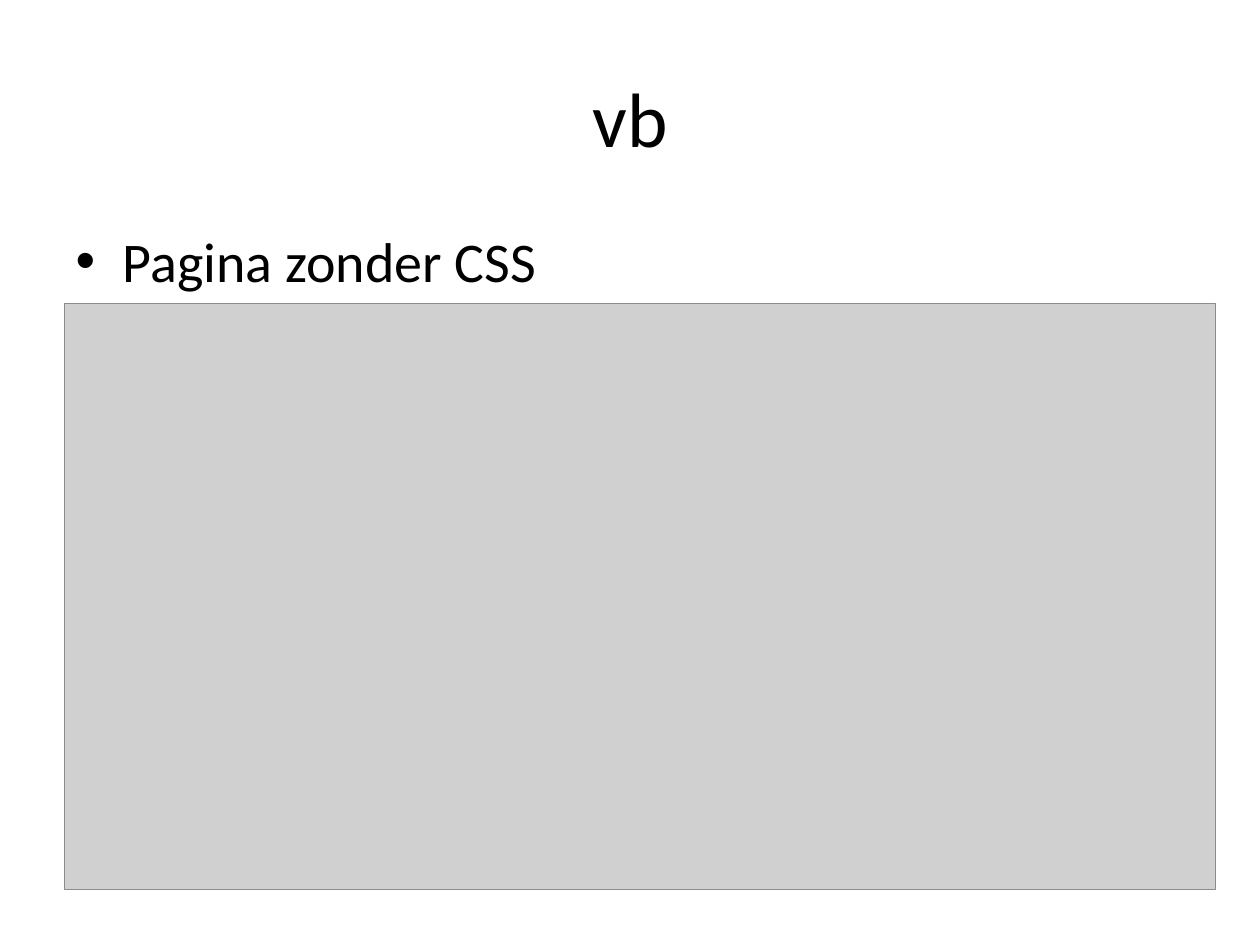
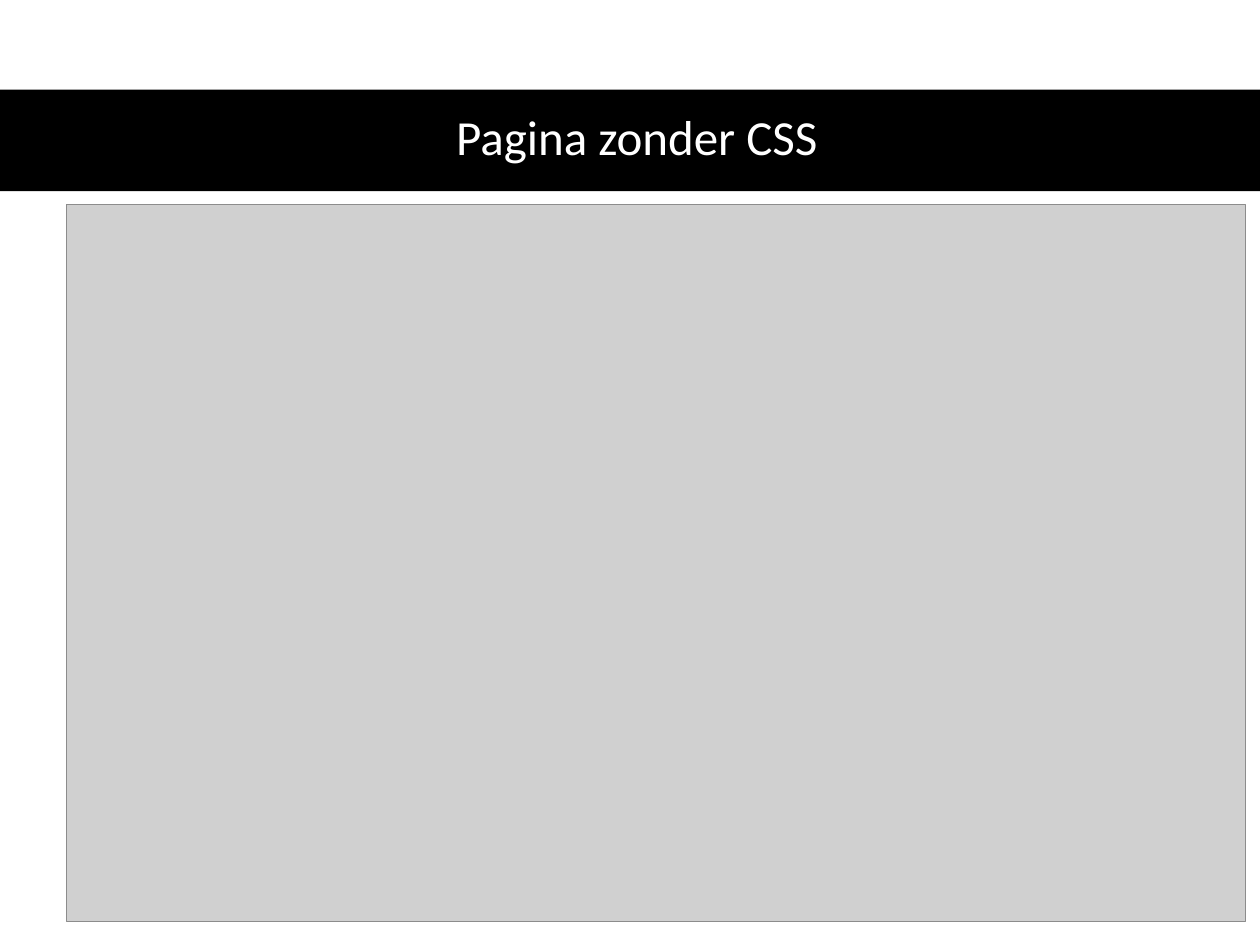
Before and after one commit to Belitili/Workshop-IntroHTML-CSS, a slide deck: slide 6 of Workshop werkdocumenten/Intro HTML en CSS.pptx (slide 5 before the commit). Drawn at 1260x945 pixels with LibreOffice and Linux fonts; fonts in the diff are those of the drawing; grey boxes stand for pictures. Boxes give left, top, right and bottom in pixels: in the first picture for what was removed or moved away, otherwise in the second. Text is boxed around its words. In the diff, an @@ line names an element or a change of style, - is before the commit and + after.

Commit message:
ppt: intro added, added some style, js removed, fixed spelling, minor content changes

```diff
--- a/Workshop werkdocumenten/Intro HTML en CSS.pptx
+++ b/Workshop werkdocumenten/Intro HTML en CSS.pptx
@@ rectangle added at box(0, 89, 1260, 192), fill #000000 @@
@@ title at box(456, 121, 817, 164): text changed; size 44 to 28 pt; text colour #000000 to #FFFFFF @@
-vb
+Pagina zonder CSS
@@ picture: place and size @@
-picture at box(64, 304, 1215, 890)
+picture at box(67, 204, 1245, 921)
@@ text removed at box(123, 243, 536, 292) @@
-• Pagina zonder CSS
```
Also in this commit, not shown: 21 other slides changed, 1 slide added, 2 slides removed, 2 other files.
